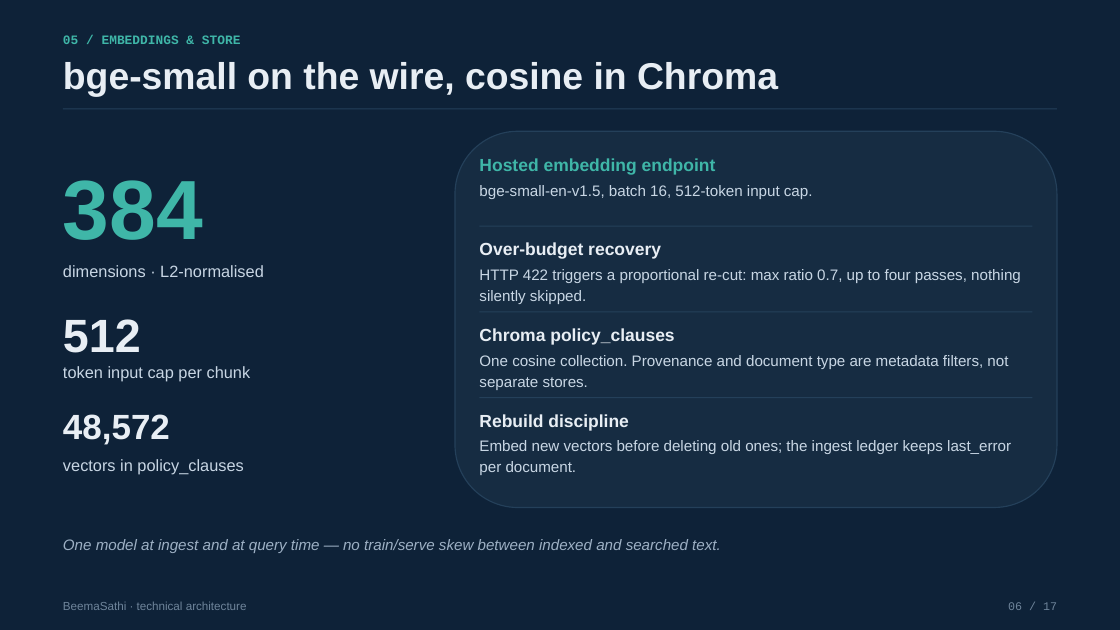
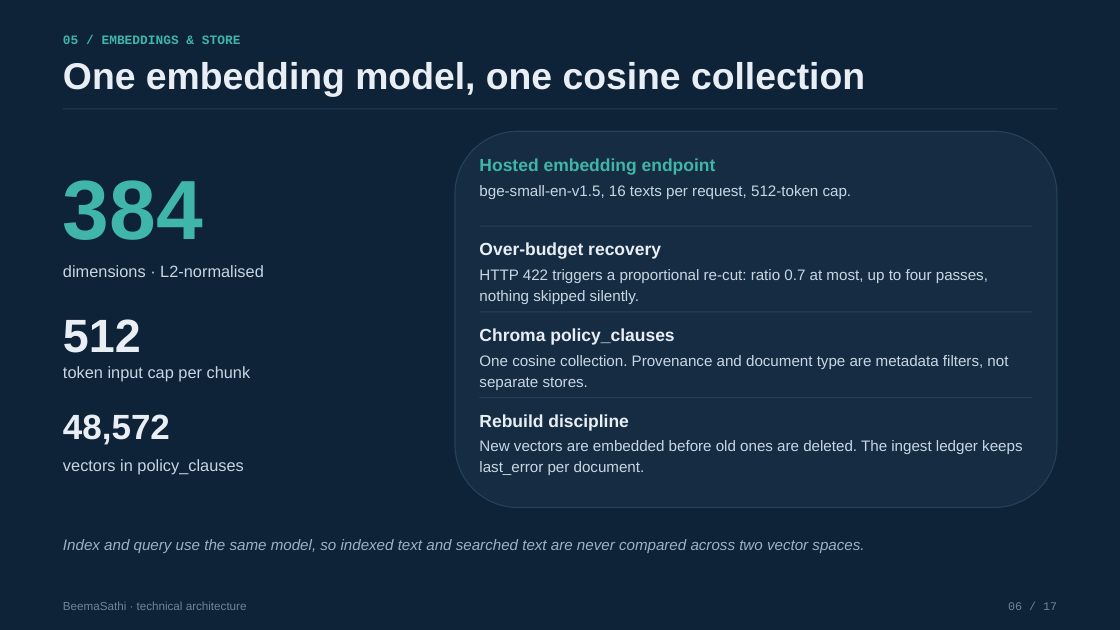
Before and after one commit to satishify/beemasathi, a slide deck: slide 6 of demo/BeemaSathi_Technical_Deck.pptx. Drawn at 1120x630 pixels with LibreOffice and Linux fonts; fonts in the diff are those of the drawing. Boxes give left, top, right and bottom in pixels: in the first picture for what was removed or moved away, otherwise in the second. Text is boxed around its words. In the diff, an @@ line names an element or a change of style, - is before the commit and + after.

Commit message:
Adopt the new brand across the app and refresh both deliverables
Add the shield logo and theme, sentence-case the interface, and recapture
the deck and demo video so they match the current UI.

```diff
--- a/demo/BeemaSathi_Technical_Deck.pptx
+++ b/demo/BeemaSathi_Technical_Deck.pptx
@@ text at (63, 62, 865, 97): text changed @@
-bge-small on the wire, cosine in Chroma
+One embedding model, one cosine collection
@@ text at (479, 185, 852, 199): text changed @@
-bge-small-en-v1.5, batch 16, 512-token input cap.
+bge-small-en-v1.5, 16 texts per request, 512-token cap.
@@ text at (479, 269, 988, 304): text changed @@
-HTTP 422 triggers a proportional re-cut: max ratio 0.7, up to four passes, nothing silently skipped.
+HTTP 422 triggers a proportional re-cut: ratio 0.7 at most, up to four passes, nothing skipped silently.
@@ text at (479, 440, 1022, 475): text changed @@
-Embed new vectors before deleting old ones; the ingest ledger keeps last_error per document.
+New vectors are embedded before old ones are deleted. The ingest ledger keeps last_error per document.
@@ text at (63, 539, 864, 553): text changed @@
-One model at ingest and at query time — no train/serve skew between indexed and searched text.
+Index and query use the same model, so indexed text and searched text are never compared across two vector spaces.
```
Also in this commit, not shown: 16 other slides changed, 8 other files.
